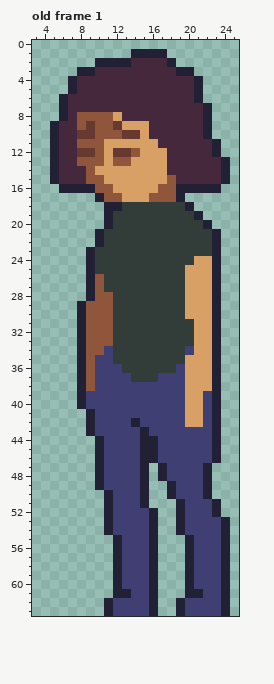
File history of a pixel-art file, Assets/Art/sad-person.aseprite. Above is the file before it was changed.
32x64 pixels, 1 frame. Shown: old frame 1: x 3..25, y 0..63. The commit also changed other frames, which this record leaves out.
And afterwards:
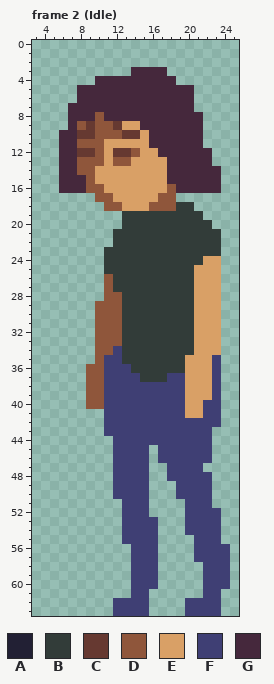
Palette (. is transparent): A #222034  B #323c39  C #663931  D #8f563b  E #d9a066  F #3f3f74  G #45283c
A new or re-ordered frame is compared with the old frame closest to it.
Edits made:
frames 1 -> 6
layer "Layer 2 Copy" now hidden
--- frame 2 (Idle) is new; against old frame 1
@@ x 3..25 @@
  0 .......................
- 1 ...........AAAA........
- 2 .......AAAAGGGGA.......
- 3 .....AAGGGGGGGGGAA.....
- 4 ....AGGGGGGGGGGGGGA....
- 5 ....AGGGGGGGGGGGGGA....
- 6 ...AGGGGGGGGGGGGGGA....
- 7 ...AGGGGGGGGGGGGGGGA...
- 8 ...AGDDDDEGGGGGGGGGA...
- 9 ..AGGDCDDCEEEGGGGGGA...
-10 ..AGGCCDDDCCEGGGGGGA...
-11 ..AGGDDDEEEEEEGGGGGGA..
-12 ..AGGCCDECCDEEEGGGGGA..
-13 ..AGGDDDEDDEEEEGGGGGGA.
-14 ..AGGGDEEEEEEEEGGGGGGA.
-15 ..AGGGDDEEEEEEEDGGGGGA.
-16 ...AAAADDEEEEEDDAAAAA..
-17 .......ADDEEEDDDA......
-18 ........AABBBBBBBA.....
-19 ........ABBBBBBBBBA....
-20 ........ABBBBBBBBBBA...
-21 .......ABBBBBBBBBBBBA..
-22 .......ABBBBBBBBBBBBA..
-23 ......ABBBBBBBBBBBBBA..
-24 ......ABBBBBBBBBBBEEA..
-25 ......ABBBBBBBBBBEEEA..
-26 ......ADBBBBBBBBBEEEA..
-27 ......ADBBBBBBBBBEEEA..
-28 ......ADDBBBBBBBBEEEA..
-29 .....ADDDBBBBBBBBEEEA..
-30 .....ADDDBBBBBBBBEEEA..
-31 .....ADDDBBBBBBBBBEEA..
-32 .....ADDDBBBBBBBBBEEA..
-33 .....ADDDBBBBBBBBBEEA..
-34 .....ADDFBBBBBBBBFEEA..
-35 .....ADFFBBBBBBBBEEEA..
-36 .....ADFFFBBBBBBFEEEA..
-37 .....ADFFFFBBBFFFEEEA..
-38 .....ADFFFFFFFFFFEEEA..
-39 .....AFFFFFFFFFFFEEFA..
-40 .....AFFFFFFFFFFFEEFA..
-41 ......AFFFFFFFFFFEEFA..
-42 ......AFFFFAFFFFFEEFA..
-43 ......AFFFFFAFFFFFFFA..
-44 .......AFFFFAAFFFFFFA..
-45 .......AFFFFAAFFFFFFA..
-46 .......AFFFFAAFFFFFFA..
-47 .......AFFFFA.AFFFFA...
-48 .......AFFFFA.AFFFFA...
-49 .......AFFFFA..AFFFA...
-50 ........AFFFA..AFFFA...
-51 ........AFFFA...AFFFA..
-52 ........AFFFFA..AFFFA..
-53 ........AFFFFA..AFFFFA.
-54 ........AFFFFA..AFFFFA.
-55 .........AFFFA...AFFFA.
-56 .........AFFFA...AFFFA.
-57 .........AFFFA...AFFFA.
-58 .........AFFFA...AFFFA.
-59 .........AFFFA...AFFFA.
-60 .........AFFFA...AFFFA.
-61 .........AAFFA...AAFFA.
-62 ........AFFFFA..AFFFFA.
-63 ........AFFFFA..AFFFFA.
+ 1 .......................
+ 2 .......................
+ 3 ...........GGGG........
+ 4 .......GGGGGGGGG.......
+ 5 .....GGGGGGGGGGGGG.....
+ 6 .....GGGGGGGGGGGGG.....
+ 7 ....GGGGGGGGGGGGGG.....
+ 8 ....GGGDGGGGGGGGGGG....
+ 9 ....GDCDDCEEGGGGGGG....
+10 ...GGCCDDDCCEGGGGGG....
+11 ...GGDDDEEEEEGGGGGG....
+12 ...GGCCDECCDEEGGGGGG...
+13 ...GGDDDEDDEEEEGGGGG...
+14 ...GGDDEEEEEEEEGGGGGG..
+15 ...GGGDEEEEEEEEGGGGGG..
+16 ...GGGDDEEEEEEEDGGGGG..
+17 .......DDEEEEEDD.......
+18 ........DDEEEDDDBB.....
+19 ..........BBBBBBBBB....
+20 ..........BBBBBBBBBB...
+21 .........BBBBBBBBBBBB..
+22 .........BBBBBBBBBBBB..
+23 ........BBBBBBBBBBBBB..
+24 ........BBBBBBBBBBBEE..
+25 ........BBBBBBBBBBEEE..
+26 ........DBBBBBBBBBEEE..
+27 ........DBBBBBBBBBEEE..
+28 ........DDBBBBBBBBEEE..
+29 .......DDDBBBBBBBBEEE..
+30 .......DDDBBBBBBBBEEE..
+31 .......DDDBBBBBBBBEEE..
+32 .......DDDBBBBBBBBEEE..
+33 .......DDDBBBBBBBBEEE..
+34 .......DDFBBBBBBBBEEE..
+35 .......DFFBBBBBBBEEEF..
+36 ......DDFFFBBBBBBEEEF..
+37 ......DDFFFFBBBFFEEEF..
+38 ......DDFFFFFFFFFEEEF..
+39 ......DDFFFFFFFFFEEEF..
+40 ......DDFFFFFFFFFEEFF..
+41 ........FFFFFFFFFEEFF..
+42 ........FFFFFFFFFFFFF..
+43 ........FFFFFFFFFFFF...
+44 .........FFFFFFFFFFF...
+45 .........FFFF.FFFFFF...
+46 .........FFFF.FFFFFF...
+47 .........FFFF..FFFF....
+48 .........FFFF..FFFFF...
+49 .........FFFF...FFFF...
+50 .........FFFF...FFFF...
+51 ..........FFF....FFF...
+52 ..........FFF....FFFF..
+53 ..........FFFF...FFFF..
+54 ..........FFFF...FFFF..
+55 ..........FFFF....FFF..
+56 ...........FFF....FFFF.
+57 ...........FFF....FFFF.
+58 ...........FFF.....FFF.
+59 ...........FFF.....FFF.
+60 ...........FFF.....FFF.
+61 ...........FF......FF..
+62 .........FFFF....FFFF..
+63 .........FFFF....FFFF..
Boxes around the changes in both pictures, in picture pixels (x1, y1, x2, y2):
changed: (50, 49, 230, 616)
